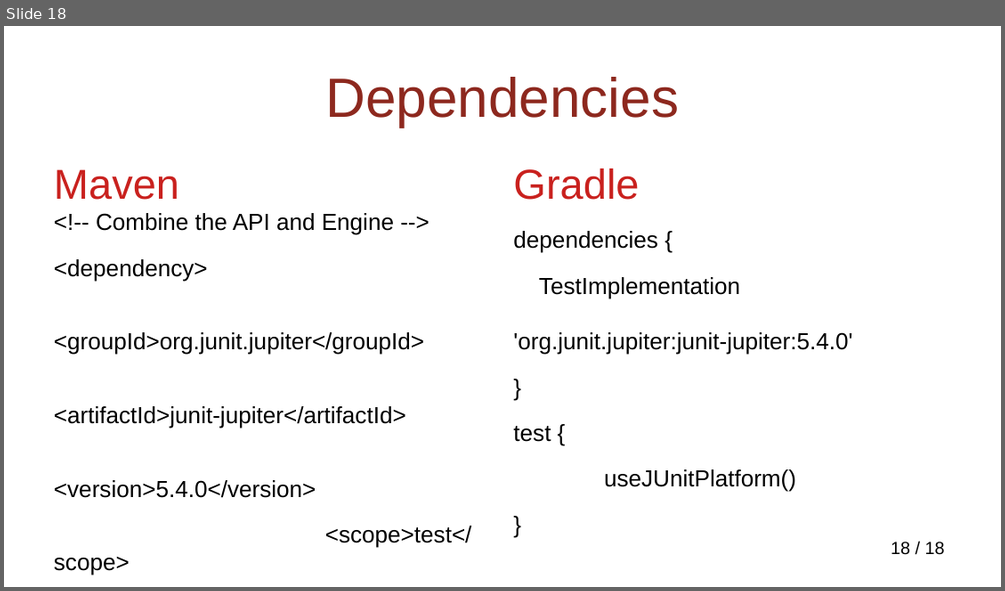
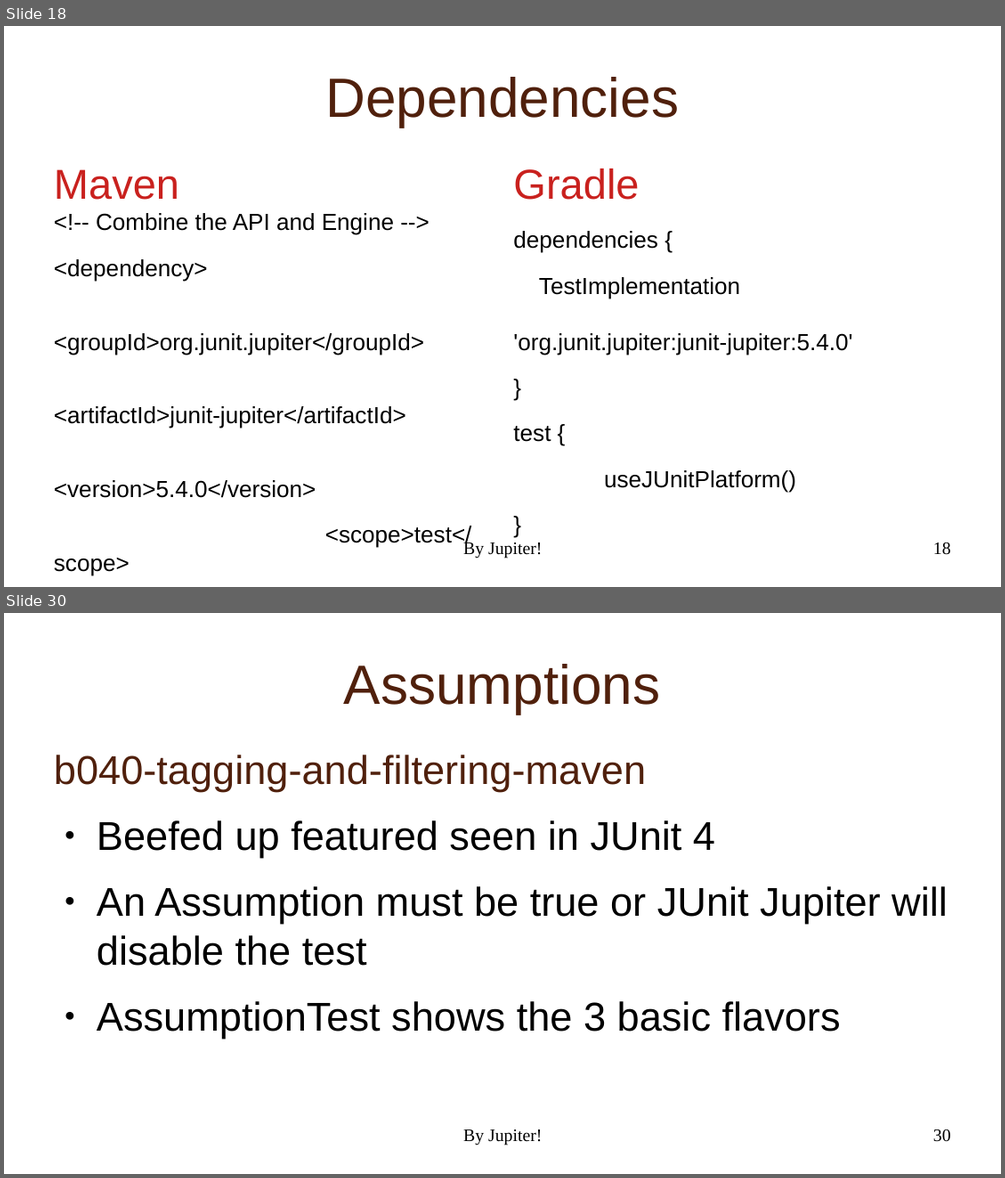
Before and after one commit to NextPoorSlob/JUnit5-Presentation-Sample-Code, a slide deck: ByJupiter.odp. Shown one above the other, each under a label of ours: slide 18 before the commit, slides 18 and 30 after it; the slides between them are not shown. The pictures are 1005x591 and 1005x1178 pixels, drawn with LibreOffice and Linux fonts; fonts in the diff are those of the drawing; background and template pictures are left out. Boxes give left, top, right and bottom in pixels: in the first picture for what was removed or moved away, otherwise in the second. Text is boxed around its words. In the diff, an @@ line names an element or a change of style, - is before the commit and + after.

Commit message:
Completed basic new features.

```diff
--- a/ByJupiter.odp
+++ b/ByJupiter.odp
@@ slide 30 added at (4, 613, 1001, 1174), background picture (left out); not listed: 1 template element that a slide beside it also shows @@
@@ title added at (344, 664, 660, 714), 44 pt, text #50200C @@
+Assumptions
@@ text added at (54, 755, 947, 1038), 32 pt, text #000000 @@
+b040-tagging-and-filtering-maven
+● Beefed up featured seen in JUnit 4
+● An Assumption must be true or JUnit Jupiter will disable the test
+● AssumptionTest shows the 3 basic flavors
@@ text added at (463, 1129, 542, 1145), 14 pt, text #000000 @@
+By Jupiter!
@@ slide 18 changed as well @@
@@ title "Dependencies" at (325, 77, 679, 127): text colour #8D281E to #50200C @@
@@ text added at (463, 540, 542, 558), 14 pt, text #000000 @@
+By Jupiter!
@@ page number at (933, 542, 951, 555): text changed; font Arial to Times New Roman @@
-18 / 18
+18
```
Also in this commit, not shown: 17 other slides changed, 15 other slides added.
